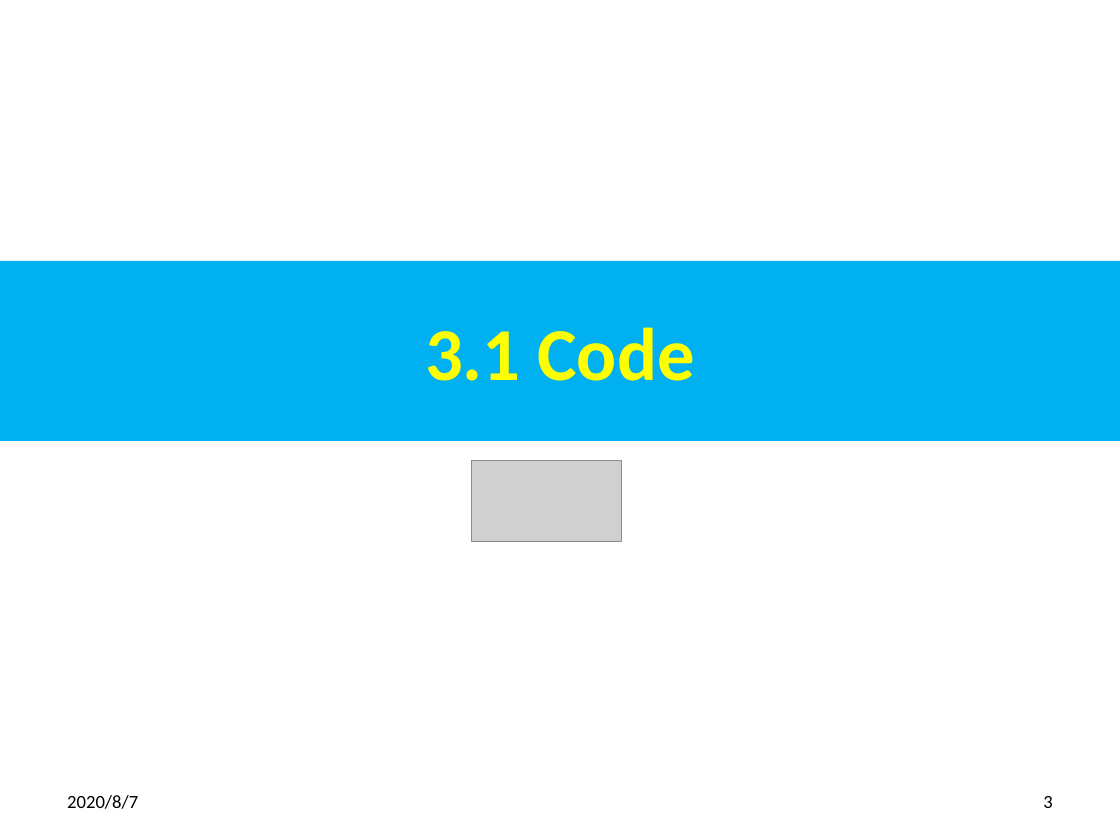
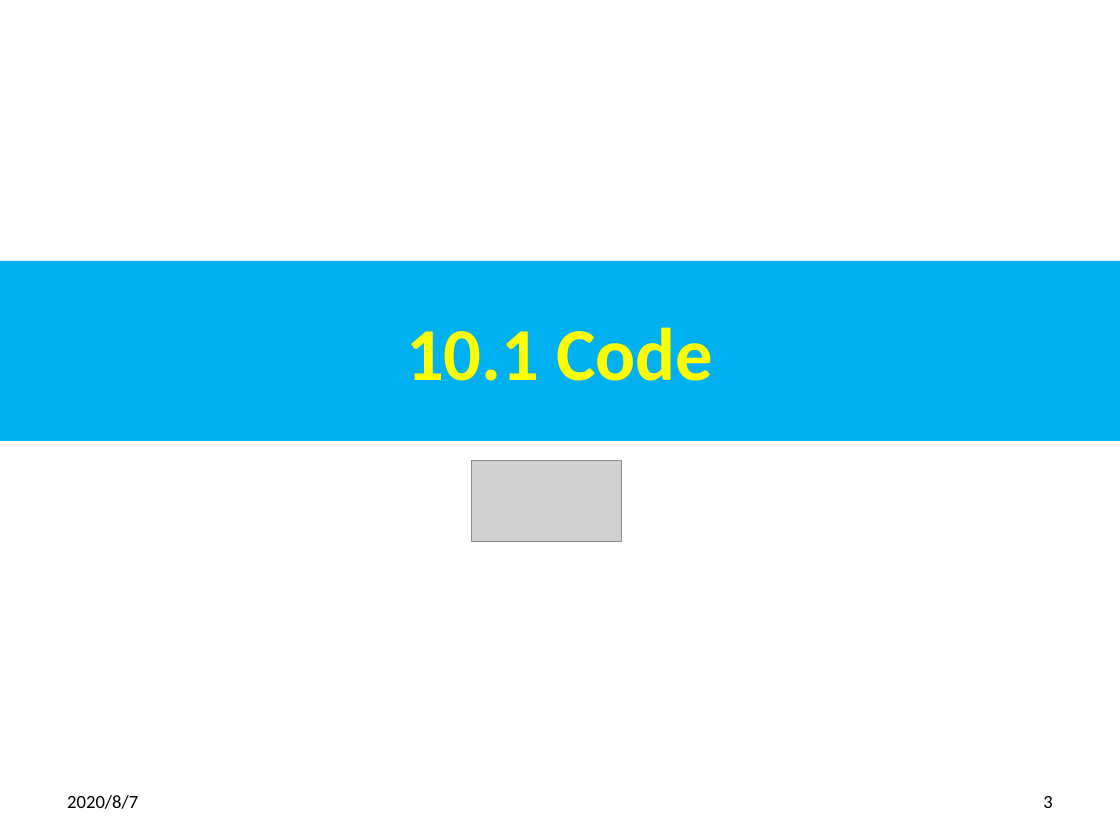
Before and after one commit to peterhchen/900_PHP_Proj, a slide deck: slide 3 of 10_Comparison.pptx. Drawn at 1120x840 pixels with LibreOffice and Linux fonts; fonts in the diff are those of the drawing; grey boxes stand for pictures. Boxes give left, top, right and bottom in pixels: in the first picture for what was removed or moved away, otherwise in the second. Text is boxed around its words. In the diff, an @@ line names an element or a change of style, - is before the commit and + after.

```diff
--- a/10_Comparison.pptx
+++ b/10_Comparison.pptx
@@ title at [406, 327, 713, 381]: text changed @@
-3.1 Code
+10.1 Code
```
Also in this commit, not shown: 3 other slides changed, 10 other files.
